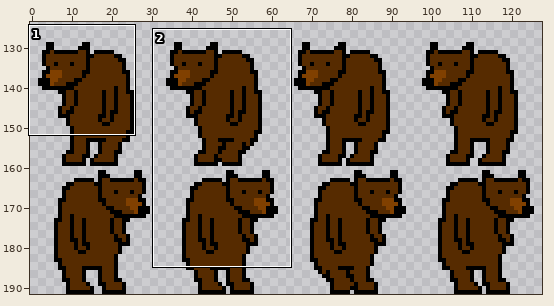
Two versions of one sprite sheet, Assets/Weapons/Bear/bearwalk.png. Above, an overview of the earlier version with the close-up marked.
Close-up. As it was:
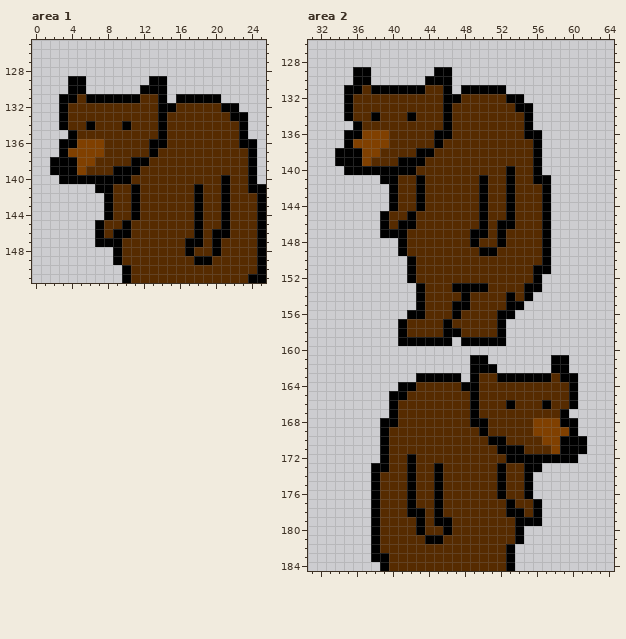
The file is 256x384 pixels, drawn in blocks of 2x2; one block is one cell here. Shown: area 1: x 0..25, y 125..151; area 2: x 31..64, y 126..184. The wide view leaves out empty margins. The commit also changed other parts of the picture, which this record leaves out.
Once edited:
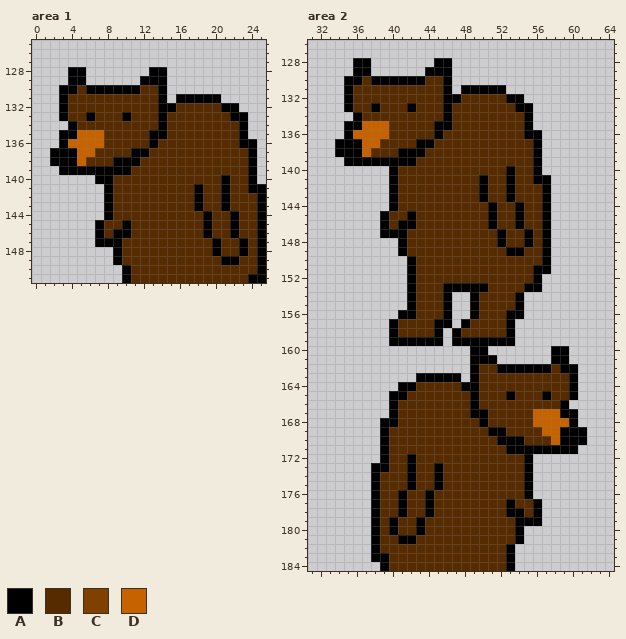
Palette (. is transparent): A #000000  B #562b00  C #804000  D #c66300
From old to new:
Changed rows in their new state; - is an unchanged pixel.
Area 1:
first column x 2:
128 --AA-------AA---------
129 ----------A-----------
130 -A-BAAAAAABB----------
131 --B-BBBBBB------------
133 ----A---A-------------
134 -.A-B---B-------------
135 -A-DDD-----A----------
136 --DDDD------B---------
137 A-ADDB---AAB----------
138 ---DB--AA-B-----------
139 .--AAAA--B------------
140 -....--BB-------------
141 -----.---B------------
142 ---------B------------
143 ---------B------------
144 ---------B------BA-BA-
145 ----------------BA-BA-
146 ----------------BABBA-
147 ---------------BB----A
148 ---------------B-----A
149 ----------------BB-AA-
Area 2:
first column x 34:
128 --AA-------AA---------
129 ----------A-----------
130 -A-BAAAAAABB----------
131 --B-BBBBBB------------
133 ----A---A-------------
134 -.A-B---B-------------
135 -A-DDD-----A----------
136 --DDDD------B---------
137 A-ADDB---AAB----------
138 ---DB--AA-B-----------
139 .--AAAA--B------------
140 -.....-BB-------------
141 -----.---B------------
142 ---------B------------
143 ---------B------------
144 ---------B------BA-BA-
145 ----------------BA-BA-
146 ----------------BABBA-
147 ---------------BB----A
148 ---------------B-----A
149 ----------------BB-AA-
first column x 40:
153 --AB--A---------------
154 --AB--A..A---BA.------
155 --AB--A..A---B--------
156 -A-B--A..A--B-A-------
157 AB---A-.A---BA--------
158 AB---A.-----BA--------
159 A-----.A-----A--------
160 ---------AA-------AA--
161 -----------A----------
162 ----------BBAAAAAAB-A-
163 ------------BBBBBB-B--
165 -------------A---A----
166 -------------B---B-A.-
167 ----------A-----DDD-A-
168 ---------B------DDDD--
169 ----------BAA---BDDA-A
170 -----------B-AA--BD---
171 ------------B--AAAA--.
172 -------------BB-.....-
173 ------------B---.-----
174 ------------B---------
175 ------------B---------
176 -AB-AB------B---------
177 -AB-AB----------------
178 -ABBAB----------------
179 A----BB---------------
180 A-----B---------------
181 -AA-BB----------------
